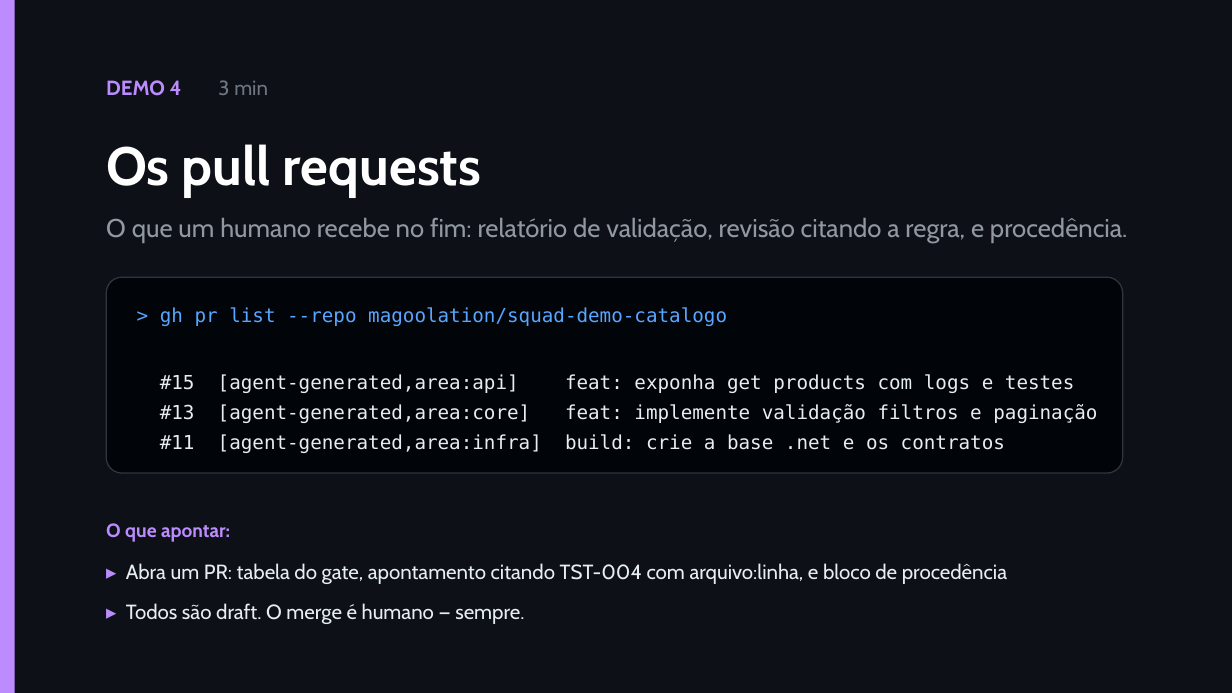
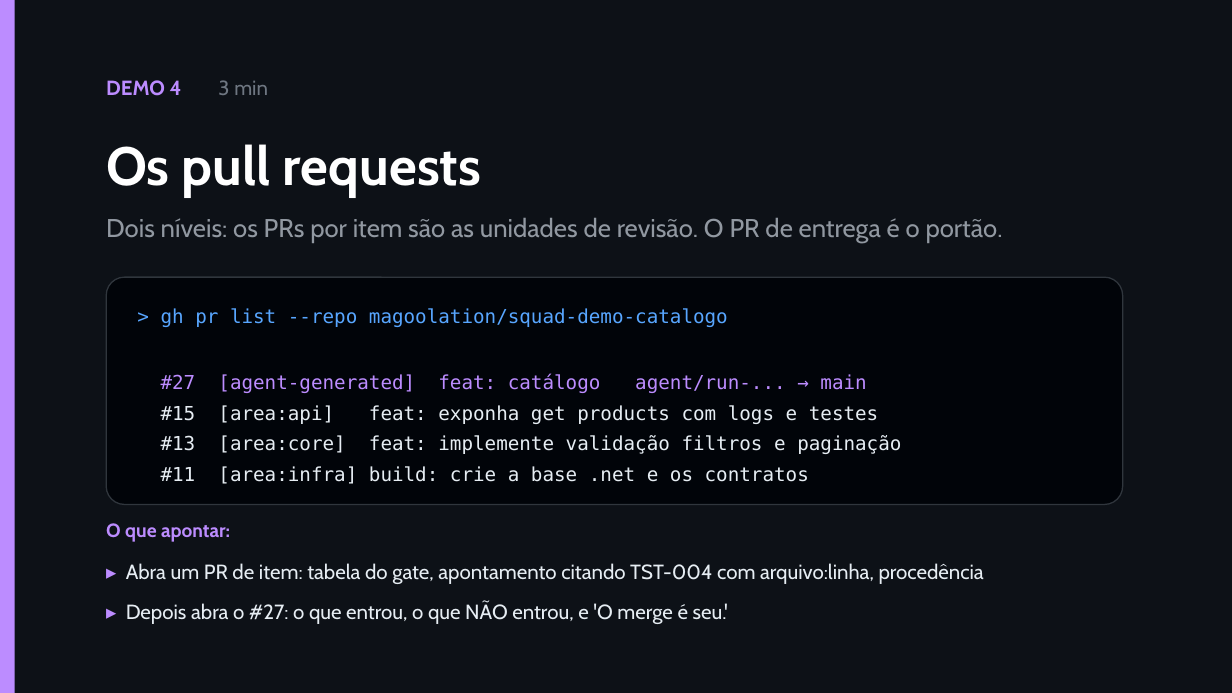
Before and after one commit to magoolation/tdc-sp-2026-agent-squad, a slide deck: slide 21 of docs/apresentacao/Agent-Squad-TDC-SP-2026.pptx. Drawn at 1232x693 pixels with LibreOffice and Linux fonts; fonts in the diff are those of the drawing. Boxes give left, top, right and bottom in pixels: in the first picture for what was removed or moved away, otherwise in the second. Text is boxed around its words. In the diff, an @@ line names an element or a change of style, - is before the commit and + after.

```diff
--- a/docs/apresentacao/Agent-Squad-TDC-SP-2026.pptx
+++ b/docs/apresentacao/Agent-Squad-TDC-SP-2026.pptx
@@ text at box(106, 218, 1003, 243): text changed @@
-O que um humano recebe no fim: relatório de validação, revisão citando a regra, e procedência.
+Dois níveis: os PRs por item são as unidades de revisão. O PR de entrega é o portão.
@@ rounded rectangle "> gh pr list --repo ...": place and size @@
-rounded rectangle "> gh pr list --repo ..." at box(106, 277, 1123, 473)
+rounded rectangle "> gh pr list --repo ..." at box(106, 277, 1123, 505)
@@ text in rounded rectangle at box(161, 374, 901, 484): text changed @@
-#15 [agent-generated,area:api] feat: exponha get products com logs e testes
-#13 [agent-generated,area:core] feat: implemente validação filtros e paginação
-#11 [agent-generated,area:infra] build: crie a base .net e os contratos
+#27 [agent-generated] feat: catálogo agent/run-... → main
+#15 [area:api] feat: exponha get products com logs e testes
+#13 [area:core] feat: implemente validação filtros e paginação
+#11 [area:infra] build: crie a base .net e os contratos
@@ text at box(126, 563, 984, 624): text changed @@
-▸ Abra um PR: tabela do gate, apontamento citando TST-004 com arquivo:linha, e bloco de procedência
-▸ Todos são draft. O merge é humano — sempre.
+▸ Abra um PR de item: tabela do gate, apontamento citando TST-004 com arquivo:linha, procedência
+▸ Depois abra o #27: o que entrou, o que NÃO entrou, e 'O merge é seu.'
```
Also in this commit, not shown: 28 other slides changed, 1 slide added, 3 other files.
